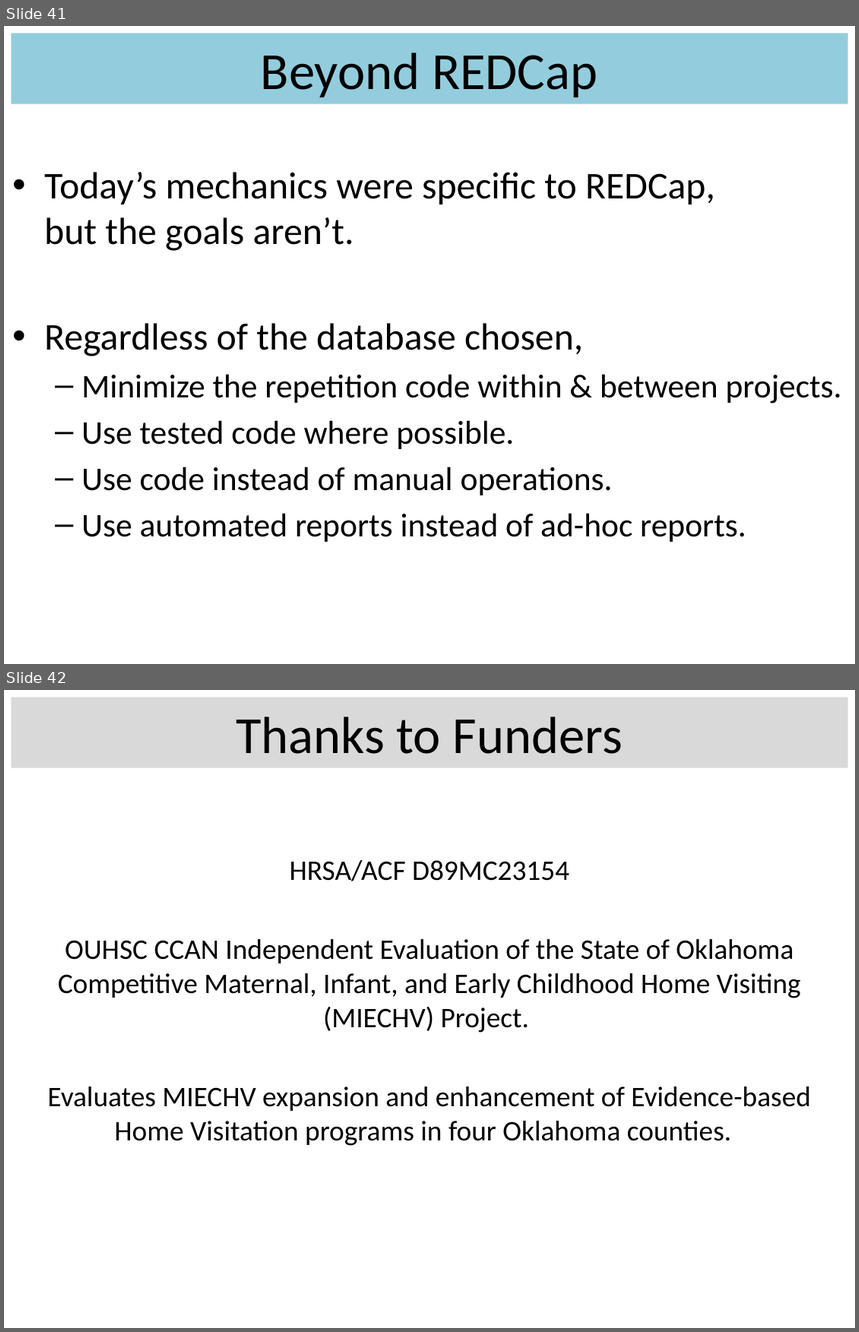
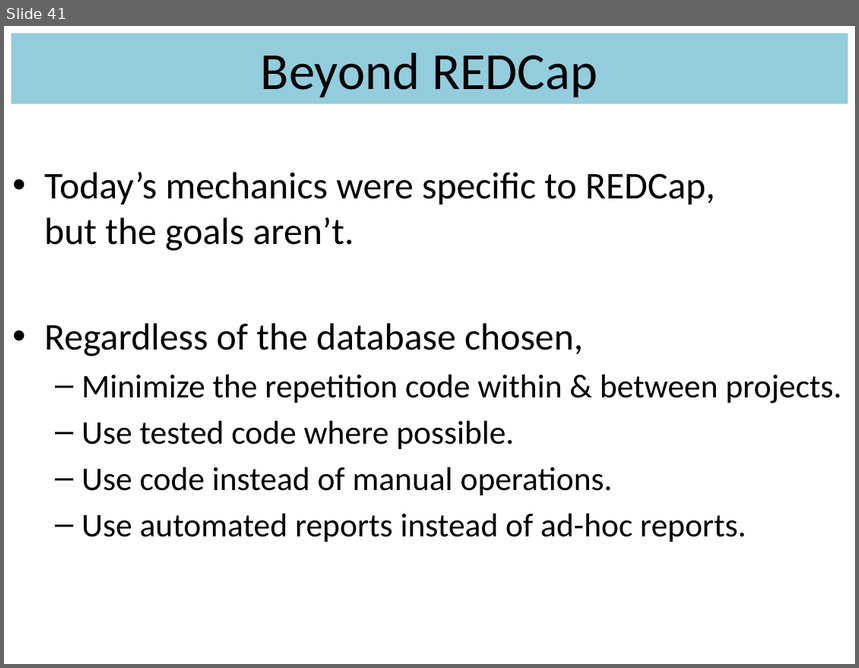
Before and after one commit to OuhscBbmc/StatisticalComputing, a slide deck: 2014_Presentations/09_September/LiterateProgrammingPatternsAndPracticesWithREDCap.pptx. Shown one above the other, each under a label of ours: slides 41 and 42 before the commit, slide 41 after it. The pictures are 859x1332 and 859x668 pixels, drawn with LibreOffice and Linux fonts; fonts in the diff are those of the drawing. Boxes give left, top, right and bottom in pixels: in the first picture for what was removed or moved away, otherwise in the second. Text is boxed around its words. In the diff, an @@ line names an element or a change of style, - is before the commit and + after.

Commit message:
small edits to REDCap presentation

```diff
--- a/2014_Presentations/09_September/LiterateProgrammingPatternsAndPracticesWithREDCap.pptx
+++ b/2014_Presentations/09_September/LiterateProgrammingPatternsAndPracticesWithREDCap.pptx
@@ slide 42 removed at (4,690,855,1328), background #FFFFFF @@
@@ title removed at (11,697,848,768) @@
-Thanks to Funders
@@ text removed at (47,860,810,1146) @@
-HRSA/ACF D89MC23154
-OUHSC CCAN Independent Evaluation of the State of Oklahoma Competitive Maternal, Infant, and Early Childhood Home Visiting (MIECHV) Project.
-Evaluates MIECHV expansion and enhancement of Evidence-based Home Visitation programs in four Oklahoma counties.
```
